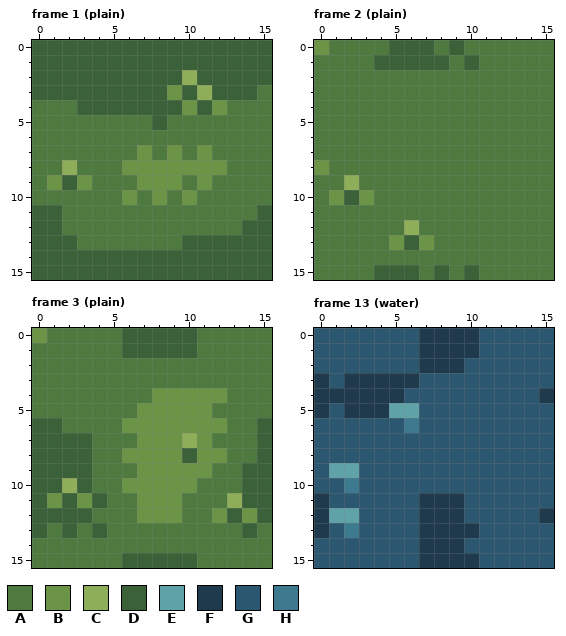
Edited in one commit: pixel-art file (art/terrain/terrain.aseprite). Above, as it was before the edit.
16x16 pixels, 20 frames. Colours within 5 levels of each other are drawn and written as one. Shown: frame 1 (plain), frame 2 (plain), frame 3 (plain), frame 13 (water). The commit also changed other frames, which this record leaves out.
Palette (. is transparent): A #4f7a3f  B #6b9447  C #8fae5a  D #3b6138  E #5fa3a8  F #1f3a4d  G #2b5770  H #3d7a8f
Pixels before, frame 1 (plain), first column x 0:
 0 DDDDDDDDDDDDDDDD
 1 DDDDDDDDDDDDDDDD
 2 DDDDDDDDDDCDDDDD
 3 DDDDDDDDDBDCDDDA
 4 AAADDDDDDDBDBAAA
 5 AAAAAAAADAAAAAAA
 6 AAAAAAAAAAAAAAAA
 7 AAAAAAABABABAAAA
 8 AACAAABBBBBBBAAA
 9 ABDBAAABBBABAAAA
10 AAAAAABABABAAAAA
11 DDAAAAAAAAAAAAAD
12 DDAAAAAAAAAAAADD
13 DDDAAAAAAADDDDDD
14 DDDDDDDDDDDDDDDD
15 DDDDDDDDDDDDDDDD
Pixels before, frame 2 (plain), first column x 0:
 0 BAAAADDDADAAAAAA
 1 AAAADDDDDADAAAAA
 2 AAAAAAAAAAAAAAAA
 3 AAAAAAAAAAAAAAAA
 4 AAAAAAAAAAAAAAAA
 5 AAAAAAAAAAAAAAAA
 6 AAAAAAAAAAAAAAAA
 7 AAAAAAAAAAAAAAAA
 8 BAAAAAAAAAAAAAAA
 9 AACAAAAAAAAAAAAA
10 ABDBAAAAAAAAAAAA
11 AAAAAAAAAAAAAAAA
12 AAAAAACAAAAAAAAA
13 AAAAABDBAAAAAAAA
14 AAAAAAAAAAAAAAAA
15 AAAADDDADADAAAAA
Pixels before, frame 3 (plain), first column x 0:
 0 BAAAAADDDDDAAAAA
 1 AAAAAADDDDDAAAAA
 2 AAAAAAAAAAAAAAAA
 3 AAAAAAAAAAAAAAAA
 4 AAAAAAAABBBBBAAA
 5 AAAAAAABBBBBAAAA
 6 DDAAAABBBBBBBAAD
 7 DDDDAAABBBCBAAAD
 8 DDDDAABBBBDBBAAD
 9 DDDDAAABBBBBAADD
10 DDCDAABBBBBAAADD
11 DBDBDAABBBAAACDD
12 DDDDAAABBBAABDBD
13 DADADAAAAAAAAADA
14 AAAAAAAAAAAAAAAA
15 AAAAAADDDDDAAAAA
Pixels before, frame 13 (water), first column x 0:
 0 GGGGGGGFFFFGGGGG
 1 GGGGGGGFFFFGGGGG
 2 GGGGGGGFFFGGGGGG
 3 FGFFFFFGGGGGGGGG
 4 FFFFFFGGGGGGGGGF
 5 FGFFFEEGGGGGGGGG
 6 GGGGGGHGGGGGGGGG
 7 GGGGGGGGGGGGGGGG
 8 GGGGGGGGGGGGGGGG
 9 GEEGGGGGGGGGGGGG
10 GGHGGGGGGGGGGGGG
11 FGGGGGGFFFGGGGGG
12 FEEGGGGFFFGGGGGF
13 FGHGGGGFFFFGGGGG
14 GGGGGGGFFFGGGGGG
15 GGGGGGGFFFFGGGGG
New version:
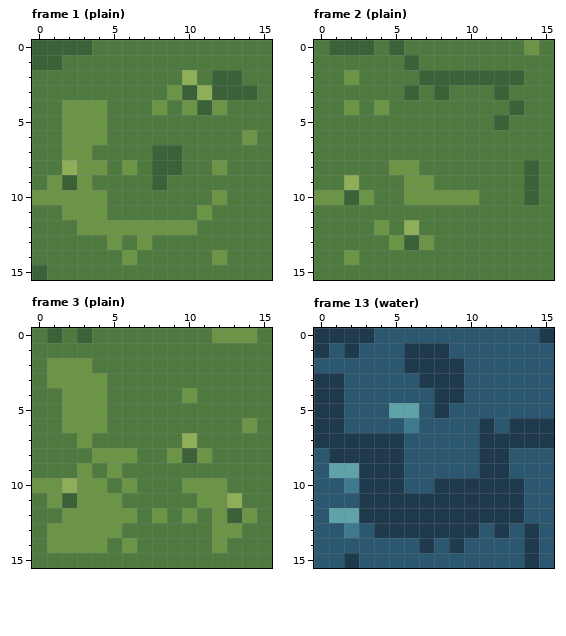
Log entry: fix: keep terrain features inside their tile so tiled kinds do not band
The edit:
Changed rows in their new state; - is an unchanged pixel.
Frame 1 (plain):
first column x 0:
 0 ----AAAAAAAAAAAA
 1 --AAAAAAAAAAAAAA
 2 AAAAAAAAAA-A--AA
 3 AAAAAAAAA-------
 4 --BBBAAABA------
 5 --BBB---A-------
 6 --BBB---------B-
 7 --BB---ADD-A----
 8 ---BB--ADDAA----
 9 -------ADA-A----
10 BBBBB-A-A-A-B---
11 AABBB------B---A
12 AA-BBBBBBBB---AA
13 AAA--B-B--AAAAAA
14 AAAAAABAAAAABAAA
15 -AAAAAAAAAAAAAAA
Frame 2 (plain):
first column x 0:
 0 ADDD--AA-A----B
 1 ----AA-AA-A----
 2 --B----DDDDDDD-
 3 ------D-D---D--
 4 --B-B--------D-
 5 ------------D--
 8 A----BB-------D
 9 ------BB------D
10 B-----BBBBB---D
12 ----B----------
14 --B------------
15 ----AAA-A-A----
Frame 3 (plain):
first column x 0:
 0 AD-D--AAAAA-BBB-
 1 ------AAAAA-----
 2 -BBB------------
 3 -BBBB-----------
 4 --BBB---AA-AA---
 5 --BBB--AAAAA----
 6 AABBB-AAAAAAA-BA
 7 AAAB---AAA-A---A
 8 AAAABB-AA---A--A
 9 AAAB-B-AAAAA--AA
10 BB-BB--AAA-BB-AA
11 A---BB-AAA-BB-AA
12 AABBBBBA-AB----A
13 ABBBBB------BBA-
14 -BBBB-B-----B---
15 ------AAAAA-----
Frame 13 (water):
first column x 0:
 0 FFFF---GGGG----F
 1 F-F---F--GG-----
 2 ------F---------
 3 -FGGGGGFFF------
 4 --GGGG--FF-----G
 5 -FGGG---F-------
 6 FF---------F-FFF
 7 FFFFFF-----FFFFF
 8 -FFFFF-----FF---
 9 ---FFF-----FF---
10 ---FFF--FFFFFF--
11 G--FFFF---FFFF--
12 G--FFFF---FFFF-G
13 G---FFF-----F-F-
14 --------G-----F-
15 --F----GGGG---F-
